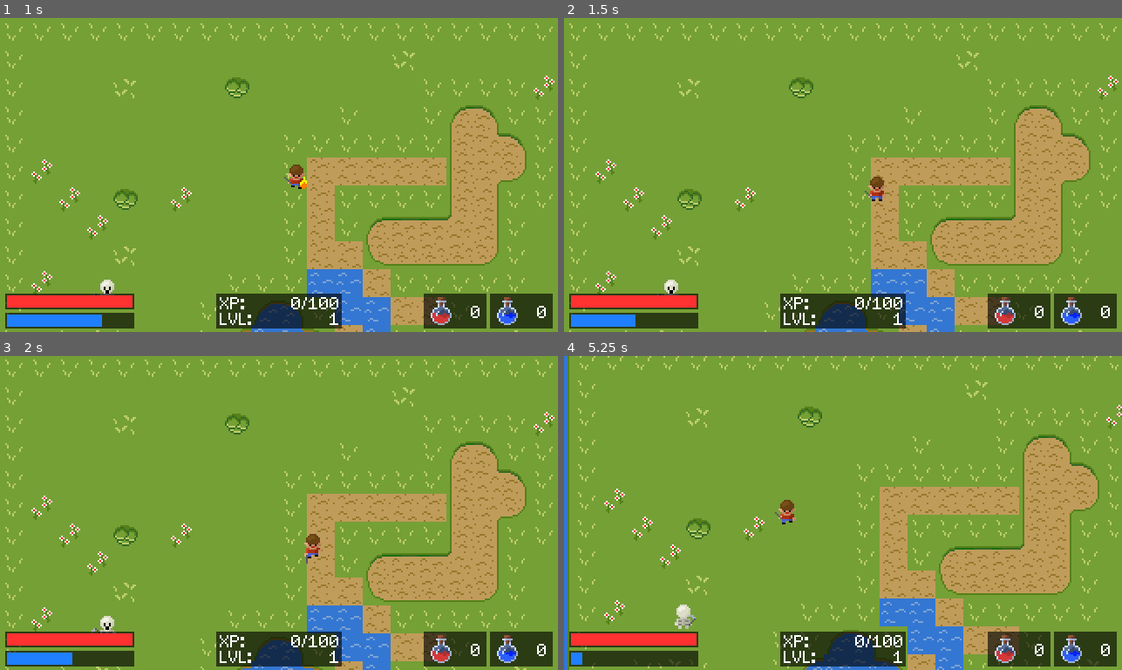
Above: before the commit, frames 1-4 (two rows, left to right).
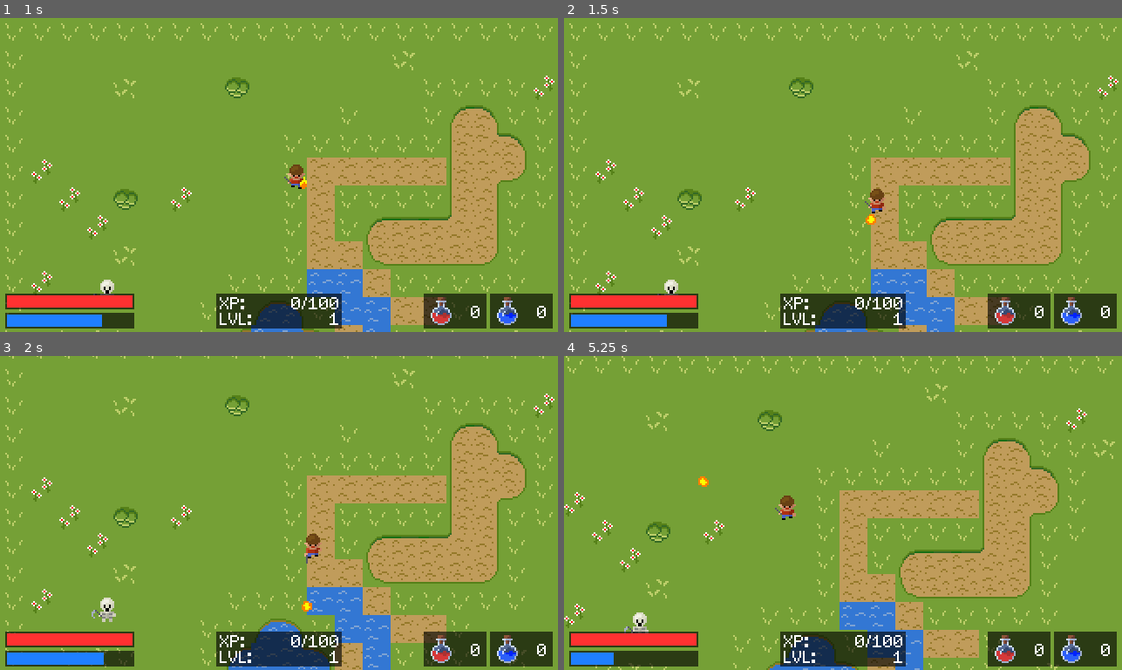
Above: after the commit, the same moments.

Repository: stephenus/SimpleRPG
Game: Godot game, scene res://Scenes/Main.tscn
Same seed, same stepped clock (60 frames per second), same inputs: the game is played once before the commit and once after it.
Inputs:
- Up to frame 1 (1 s): tap Enter at 0.5 s; hold Right (ui_right) from 0.53 s (still down); hold Space (attack) from 0.53 s (still down); tap Ctrl (fireball) at 0.8 s
- Up to frame 2 (1.5 s): release Right (ui_right) at 1.28 s; release Space (attack) at 1.28 s; hold Down (ui_down) from 1.28 s (still down); tap Ctrl (fireball) at 1.35 s
- Up to frame 3 (2 s): keep holding Down (ui_down); tap Space (attack) at 1.55 s
- Up to frame 4 (5.25 s): release Down (ui_down) at 2.03 s; hold Right (ui_right) 2.03-2.78 s; hold Space (attack) 2.03-2.78 s; tap Ctrl (fireball) at 2.3, 2.85, 3.8, 4.35 s; hold Up (ui_up) 2.78-3.53 s; tap Space (attack) at 3.05, 4.55 s; hold Space (attack) 3.53-4.28 s; hold Left (ui_left) 3.53-5.03 s; hold Down (ui_down) from 5.03 s (still down); hold Space (attack) from 5.03 s (still down)

Frame 1 is identical in both runs. In frame 2, 0.5% of the frame differs, in the area x 12-58%, y 50-99%; in frame 3, 17%; in frame 4, 22%, in the area x 0-100%, y 0-100%.

Commit message:
Added fireball logic. AI minor fixes.

Diff:
--- /dev/null
+++ b/Entities/Fireball/Fireball.gd
@@ -0,0 +1,39 @@
+extends Area2D
+
+var tilemap
+var speed = 80
+var direction : Vector2
+var attack_damage
+
+# Called when the node enters the scene tree for the first time.
+func _ready() -> void:
+	tilemap = get_tree().root.get_node("Root/TileMap")
+
+func _process(delta):
+	position = position + speed * delta * direction
+
+
+func _on_Fireball_body_entered(body: Node) -> void:
+	if body.name == "Player":
+		return
+
+	if body.name == "TileMap":
+		var cell_coord = tilemap.world_to_map(position)
+		var cell_type_id = tilemap.get_cellv(cell_coord)
+		if cell_type_id == tilemap.tile_set.find_tile_by_name("Water"):
+			return
+
+	if body.name.find("Skeleton") >= 0:
+		body.hit(attack_damage)
+
+	direction = Vector2.ZERO
+	$AnimatedSprite.play("explode")
+
+
+func _on_AnimatedSprite_animation_finished() -> void:
+	if $AnimatedSprite.animation == "explode":
+		get_tree().queue_delete(self)
+
+
+func _on_Timer_timeout() -> void:
+	$AnimatedSprite.play("explode")
--- /dev/null
+++ b/Entities/Fireball/Fireball.tscn
@@ -0,0 +1,46 @@
+[gd_scene load_steps=12 format=2]
+
+[ext_resource path="res://Entities/Fireball/fireball_explode_1.png" type="Texture" id=1]
+[ext_resource path="res://Entities/Fireball/fireball_explode_2.png" type="Texture" id=2]
+[ext_resource path="res://Entities/Fireball/fireball_fly_4.png" type="Texture" id=3]
+[ext_resource path="res://Entities/Fireball/fireball_explode_3.png" type="Texture" id=4]
+[ext_resource path="res://Entities/Fireball/fireball_explode_4.png" type="Texture" id=5]
+[ext_resource path="res://Entities/Fireball/fireball_fly_3.png" type="Texture" id=6]
+[ext_resource path="res://Entities/Fireball/fireball_fly_1.png" type="Texture" id=7]
+[ext_resource path="res://Entities/Fireball/fireball_fly_2.png" type="Texture" id=8]
+[ext_resource path="res://Entities/Fireball/Fireball.gd" type="Script" id=9]
+
+[sub_resource type="SpriteFrames" id=1]
+animations = [ {
+"frames": [ ExtResource( 7 ), ExtResource( 8 ), ExtResource( 6 ), ExtResource( 3 ) ],
+"loop": true,
+"name": "fly",
+"speed": 5.0
+}, {
+"frames": [ ExtResource( 1 ), ExtResource( 2 ), ExtResource( 4 ), ExtResource( 5 ) ],
+"loop": false,
+"name": "explode",
+"speed": 5.0
+} ]
+
+[sub_resource type="CircleShape2D" id=2]
+radius = 3.0
+
+[node name="Fireball" type="Area2D"]
+script = ExtResource( 9 )
+
+[node name="AnimatedSprite" type="AnimatedSprite" parent="."]
+frames = SubResource( 1 )
+animation = "fly"
+frame = 2
+playing = true
+
+[node name="CollisionShape2D" type="CollisionShape2D" parent="."]
+shape = SubResource( 2 )
+
+[node name="Timer" type="Timer" parent="."]
+wait_time = 2.0
+autostart = true
+[connection signal="body_entered" from="." to="." method="_on_Fireball_body_entered"]
+[connection signal="animation_finished" from="AnimatedSprite" to="." method="_on_AnimatedSprite_animation_finished"]
+[connection signal="timeout" from="Timer" to="." method="_on_Timer_timeout"]
--- a/Entities/Player/Player.gd
+++ b/Entities/Player/Player.gd
@@ -1,6 +1,8 @@
 extends KinematicBody2D
 
 export var speed = 75
+
+var fireball_scene = preload("res://Entities/Fireball/Fireball.tscn")
 
 var health = 100
 var health_max = 100
@@ -16,6 +18,10 @@
 var attack_cooldown_time = 500
 var next_attack_time = 0
 var attack_damage = 30
+
+var fireball_damage = 50
+var fireball_cooldown_time = 1000
+var next_fireball_time = 0
 
 signal player_stats_changed
 
@@ -86,15 +92,23 @@
 			$Sprite.play(animation)
 			next_attack_time = now + attack_cooldown_time
 	elif event.is_action_pressed("fireball"):
-		if mana >= 25:
+		var now = OS.get_ticks_msec()
+		if mana >= 25 and now >= next_fireball_time:
 			mana = mana - 25
 			emit_signal("player_stats_changed", self)
 			attack_playing = true
 			var animation = get_animation_direction(last_direction) + "_fireball"
 			$Sprite.play(animation)
+			next_fireball_time = now + fireball_cooldown_time
 
 func _on_Sprite_animation_finished() -> void:
 	attack_playing = false
+	if $Sprite.animation.ends_with("_fireball"):
+		var fireball = fireball_scene.instance()
+		fireball.attack_damage = fireball_damage
+		fireball.direction = last_direction.normalized()
+		fireball.position = position + last_direction.normalized() * 4
+		get_tree().root.get_node("Root").add_child(fireball)
 
 func hit(damage):
 	health -= damage
Binary file added: Entities/Fireball/fireball_explode_1.png
Not shown, added: Entities/Fireball/fireball_explode_1.png.import
Binary file added: Entities/Fireball/fireball_explode_2.png
Not shown, added: Entities/Fireball/fireball_explode_2.png.import
Binary file added: Entities/Fireball/fireball_explode_3.png
Not shown, added: Entities/Fireball/fireball_explode_3.png.import
Binary file added: Entities/Fireball/fireball_explode_4.png
Not shown, added: Entities/Fireball/fireball_explode_4.png.import
Binary file added: Entities/Fireball/fireball_fly_1.png
Not shown, added: Entities/Fireball/fireball_fly_1.png.import
Binary file added: Entities/Fireball/fireball_fly_2.png
Not shown, added: Entities/Fireball/fireball_fly_2.png.import
(and 5 more such lines)
